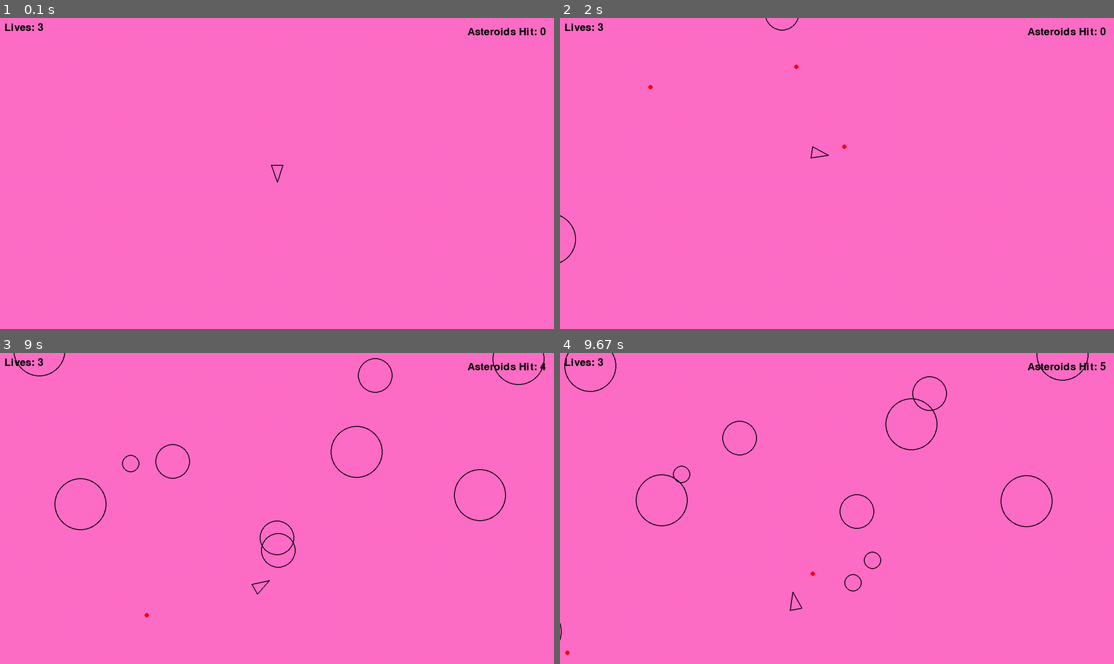
Above: before the commit, frames 1-4 (two rows, left to right).
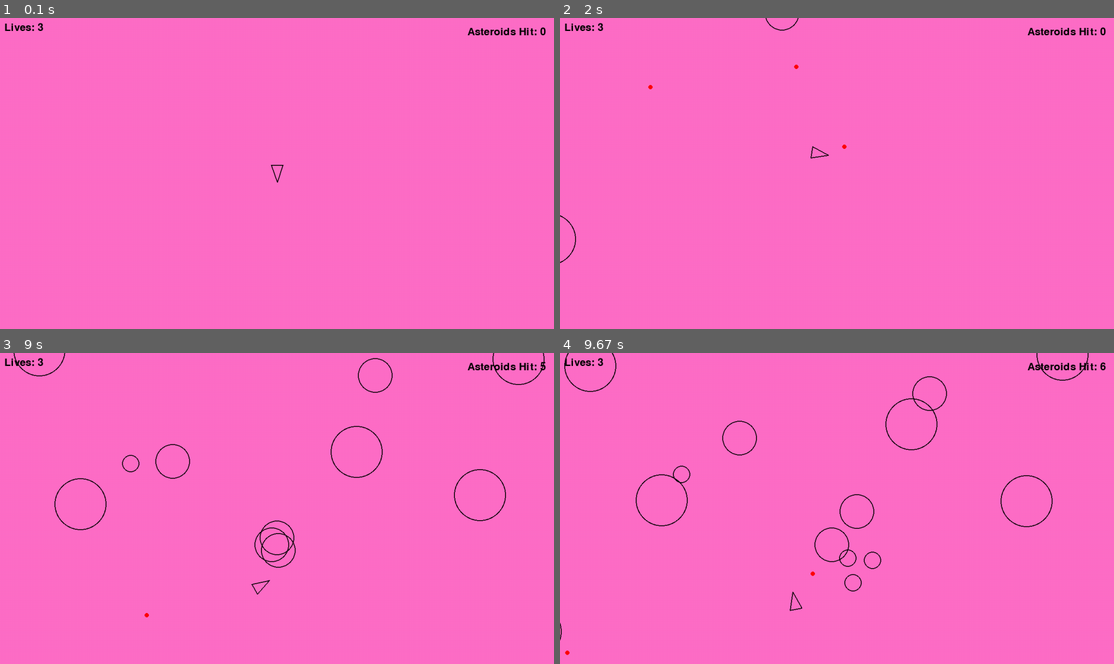
Above: after the commit, the same moments.

Repository: ty-dawkins/pygame-asteroids
Game: pygame game, started from main.py
Two runs of this game, one before a commit and one after it. Both use one fixed random seed, a clock stepped at 60 frames per second and the inputs below.
Inputs:
- Up to frame 1 (0.1 s): no input
- Up to frame 2 (2 s): tap Space at 0.33, 0.73, 1.03, 1.23, 1.57, 1.87 s; hold D 0.67-1.13 s; hold W 1.17-1.47 s; hold D 1.5-1.97 s
- Up to frame 3 (9 s): hold A 2-2.53 s; tap Space at 2.07, 2.37, 2.63, 2.97, 3.27, 3.4, 3.8, 4.1, 4.47, 4.87, 5.17, 5.37, 5.67, 5.87, 6.2, 6.5, 6.7, 7, 7.27, 7.6, 7.9, 8.03, 8.43, 8.73 s; hold S 2.57-2.87 s; hold A 2.9-3.3 s; hold W 3.33-3.7 s; hold D 3.73-4.37 s; hold S 4.4-4.77 s; hold A 4.8-5.27 s; hold D 5.3-5.77 s; hold W 5.8-6.1 s; hold D 6.13-6.6 s; hold A 6.63-7.17 s; hold S 7.2-7.5 s; hold A 7.53-7.93 s; hold W 7.97-8.33 s; hold D from 8.37 s (still down)
- Up to frame 4 (9.67 s): release D at 9 s; hold S 9.03-9.4 s; tap Space at 9.1, 9.5 s; hold A from 9.43 s (still down)

Frames 1-2 are identical in both runs. In frame 3, 0.1% of the frame differs, in the area x 45-99%, y 2-68%; in frame 4, 0.1%, in the area x 45-99%, y 2-69%.

Commit message:
make harder with 3rd break

Diff:
--- a/asteroid.py
+++ b/asteroid.py
@@ -44,6 +44,8 @@
 		# create two new asteroid fragments at the same position
 		a1 = Asteroid(self.position.x, self.position.y, new_radius)
 		a2 = Asteroid(self.position.x, self.position.y, new_radius)
+		a3 = Asteroid(self.position.x, self.position.y, new_radius)
+		#add third fragment with opposite velocity to the original
 
 		# assign velocities to fragments
 		a1.velocity = vel1
